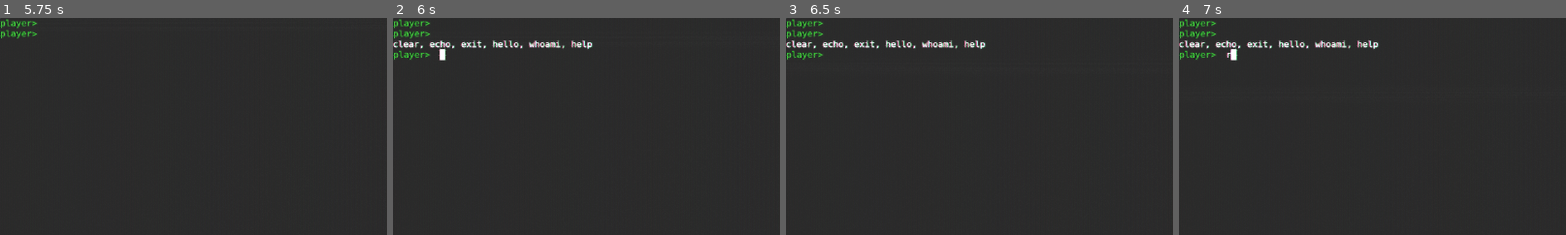
Above: before the commit, frames 1-4 (left to right).
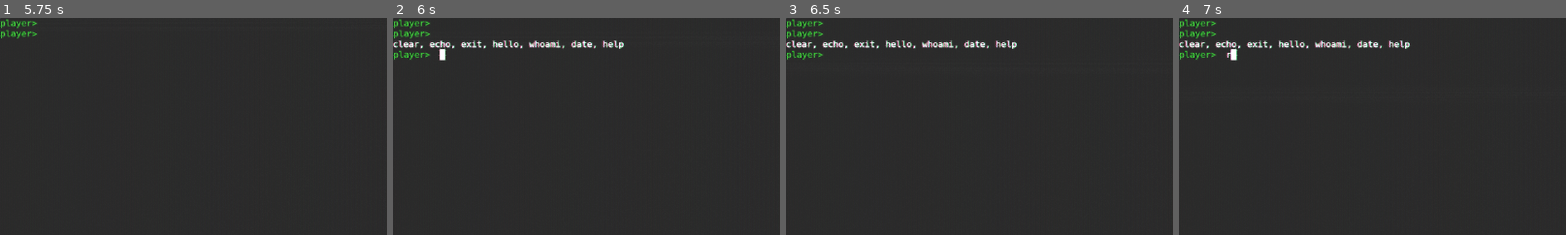
Above: after the commit, the same moments.

Repository: defonisek/linux_term_game
Game: Godot game, scene res://scenes/main_screen.tscn
The game is run twice, just before and just after one commit, with the same random seed, the same clock (stepped at 60 frames per second) and the same inputs.
Inputs (mouse positions are % of the whole screen's width and height, from its top left):
- Up to frame 1 (5.75 s): click "Уровень 1" at 0.5 s; click (96, 7) at 1.25 s; tap R at 2, 2.1 s; move the mouse to (72, 45) at 2.02 s; hold Right 2.03-2.78 s; click (72, 45) at 2.17 s; tap Space at 2.75, 4.25 s; move the mouse to (30, 55) at 2.77 s; hold Left 2.78-3.53 s; tap Enter at 2.85, 3.5, 5 s; move the mouse to (60, 28) at 3.52 s; hold Right 3.53-5.03 s; tap Keypad Enter at 3.6 s; move the mouse to (45, 70) at 4.27 s; tap Backspace at 4.35 s; click (45, 70) at 4.42 s; move the mouse to (80, 65) at 5.02 s; hold Left from 5.03 s (still down); tap Delete at 5.1 s
- Up to frame 2 (6 s): keep holding Left; tap Space at 5.75 s; move the mouse to (20, 35) at 5.77 s; tap Tab at 5.85 s
- Up to frame 3 (6.5 s): keep holding Left
- Up to frame 4 (7 s): keep holding Left; move the mouse to (55, 50) at 6.52 s; tap R at 6.6 s; click (55, 50) at 6.67 s
The pictures show only the part of the screen within x 0-50%, y 0-50%; the shares and areas given below are measured in that part.

Frame 1 is identical in both runs. In frame 2, 0.2% of the frame differs, in the area x 45-60%, y 10-15%; in frame 3, 0.2%; in frame 4, 0.2%.

Commit message:
feat: another command and quest arg parser

Diff:
--- a/src/scenes/main_screen.gd
+++ b/src/scenes/main_screen.gd
@@ -33,13 +33,14 @@
 			"type": "send_mail",
 			"messages": [
 				"echo выводит то, что ты пишешь после неё.",
-				"Теперь попробуй вывести текст, например: 'echo привет, мир!' или что-нибудь свое"
+				"Теперь попробуй вывести текст, например: 'echo привет!'"
 			]
 		},
 		{ "type": "wait_for_chat_read" },
 		{
 			"type": "wait_command",
 			"command": "echo",
+			"args": ["привет!"],
 			"on_fail": "retry_message",
 			"retry_text": "нет, попробуй ещё.."
 		},
@@ -119,26 +120,42 @@
 
 func _process_wait_command(stage: Dictionary) -> void:
 	var required_command: StringName = stage["command"]
+	var expected_args: Array = stage.get("args", [])
 	var on_fail: String = stage.get("on_fail", "retry_message")
+
 	while true:
 		var result = await terminal.command_submitted
 		var cmd_name: StringName = result[0]
 		var argv: PackedStringArray = result[1]
 		var full_command: String = result[2]
+
 		if str(cmd_name) == str(required_command):
-			current_stage_index += 1
-			return
+			# Проверяем аргументы, если они заданы
+			if expected_args.is_empty():
+				# Неважно, с какими аргументами, подходит любой вызов команды
+				current_stage_index += 1
+				return
+			else:
+				# Нужно точное совпадение аргументов
+				if Array(argv) == expected_args:
+					current_stage_index += 1
+					return
+				else:
+					# Аргументы не совпадают – обрабатываем как ошибку
+					_handle_fail(on_fail, stage)
 		else:
-			match on_fail:
-				"minigame":
-					await run_minigame(stage.get("minigame_id", "default"))
-				"retry_message":
-					var retry_text = stage.get("retry_text", "Неверная команда. Попробуй ещё раз.")
-					other_screen.add_message(retry_text)
-					terminal.set_other_screen_pending(true)
-				_:
-					# Ничего не делаем, просто ждём следующую команду
-					pass
+			_handle_fail(on_fail, stage)
+
+func _handle_fail(on_fail: String, stage: Dictionary) -> void:
+	match on_fail:
+		"minigame":
+			await run_minigame(stage.get("minigame_id", "default"))
+		"retry_message":
+			var retry_text = stage.get("retry_text", "Неверная команда. Попробуй ещё раз.")
+			other_screen.add_message(retry_text)
+			terminal.set_other_screen_pending(true)
+		_:
+			pass   # ничего не делаем
 
 func handle_minigame(stage: Dictionary) -> void:
 	var minigame_id = stage.get("minigame_id", "default")
--- a/src/scenes/main_screen.tscn
+++ b/src/scenes/main_screen.tscn
@@ -52,6 +52,9 @@
 grow_horizontal = 2
 grow_vertical = 2
 script = ExtResource("1_lushf")
+transition_in_time = null
+hold_time = null
+transition_out_time = null
 
 [node name="VBoxContainer" type="VBoxContainer" parent="." unique_id=1931492099]
 layout_mode = 1
--- a/src/terminal/commands.gd
+++ b/src/terminal/commands.gd
@@ -113,6 +113,19 @@
 	_register_command(cmd_obj)
 
 	cmd_obj = TerminalCommand.new()
+	cmd_obj.name = "date"
+	cmd_obj.description = "Print the system date and time."
+	cmd_obj.callable = _cmd_date
+	cmd_obj.schema = TerminalCommandSchema.new()
+	cmd_obj.schema.add_option(
+		"utc", "u",
+		"Display time in UTC instead of local time.",
+		false,
+		TerminalArguments.OptionType.FLAG
+	)
+	_register_command(cmd_obj)
+
+	cmd_obj = TerminalCommand.new()
 	cmd_obj.name = "help"
 	cmd_obj.description = "List the available commands."
 	cmd_obj.callable = _cmd_help
@@ -246,3 +259,14 @@
 		user = "player"
 	_terminal.print_on_terminal(user)
 	command_finished.emit()
+
+func _cmd_date() -> void:
+	var datetime = Time.get_datetime_dict_from_system()
+	var fmt = "%04d-%02d-%02d %02d:%02d:%02d"
+	var use_utc = _parsed_args.has_flag("utc")
+	if use_utc:
+		datetime = Time.get_datetime_dict_from_system(true)   # true = UTC
+	var str_date = fmt % [datetime.year, datetime.month, datetime.day,
+						   datetime.hour, datetime.minute, datetime.second]
+	_terminal.print_on_terminal(str_date)
+	command_finished.emit()
